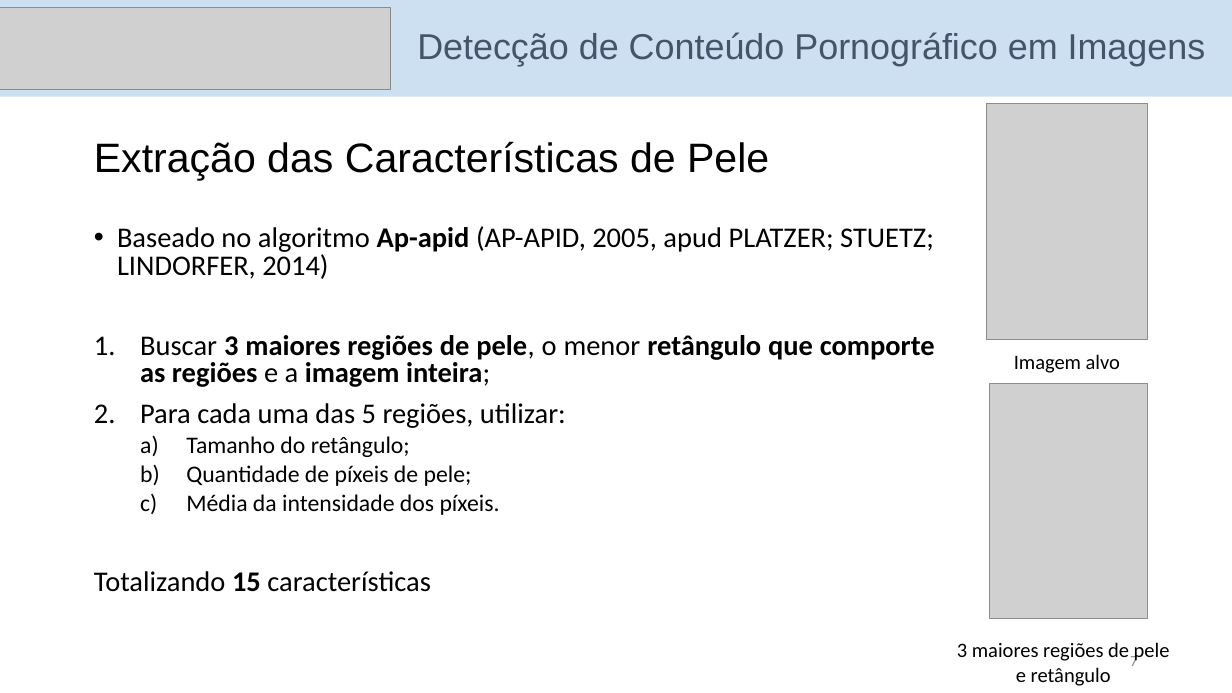
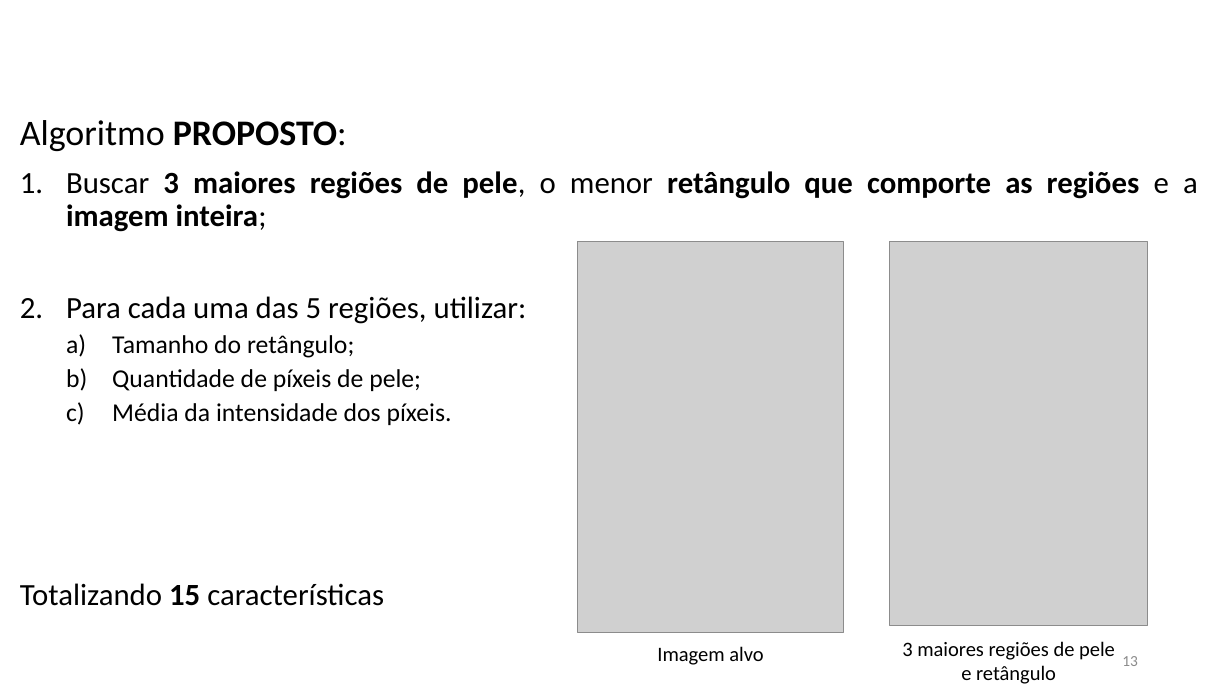
Before and after one commit to danilocoura/Aprendizagem-de-Maquina, a slide deck: slide 13 of Projeto/apresentacao Aprendizagem de Maquina.pptx (slide 7 before the commit). Drawn at 1232x693 pixels with LibreOffice and Linux fonts; fonts in the diff are those of the drawing; grey boxes stand for pictures. Boxes give left, top, right and bottom in pixels: in the first picture for what was removed or moved away, otherwise in the second. Text is boxed around its words. In the diff, an @@ line names an element or a change of style, - is before the commit and + after.

```diff
--- a/Projeto/apresentacao Aprendizagem de Maquina.pptx
+++ b/Projeto/apresentacao Aprendizagem de Maquina.pptx
@@ rectangle removed at (x1=0, y1=0, x2=1232, y2=97) @@
@@ picture removed at (x1=0, y1=7, x2=391, y2=90) @@
@@ title removed at (x1=417, y1=32, x2=1206, y2=66) @@
-Detecção de Conteúdo Pornográfico em Imagens
@@ text "Algoritmo PROPOSTO:" moved from (x1=94, y1=226, x2=935, y2=592) to (x1=20, y1=120, x2=1198, y2=606) @@
@@ text at (x1=20, y1=120, x2=347, y2=151): text changed; size 22.2 to 28 pt @@
-• Baseado no algoritmo Ap-apid (AP-APID, 2005, apud PLATZER; STUETZ; LINDORFER, 2014)
+Algoritmo PROPOSTO:
@@ text removed at (x1=94, y1=141, x2=769, y2=180) @@
-Extração das Características de Pele
@@ text at (x1=20, y1=171, x2=1198, y2=606): size 22.2 to 24 pt in "Buscar 3 maiores regiões de pele, o ...", "Para cada uma das 5 regiões, utilizar:", "Totalizando 15 características"; size 18.5 to 20 pt in "Tamanho do retângulo;", "Quantidade de píxeis de pele;", "Média da intensidade dos píxeis."; line spacing 0.8 to 0.9 @@
@@ picture resized from (x1=987, y1=103, x2=1148, y2=339) to (x1=578, y1=242, x2=843, y2=633) @@
@@ picture resized from (x1=990, y1=384, x2=1148, y2=618) to (x1=890, y1=242, x2=1148, y2=626) @@
@@ text "Imagem alvo" moved from (x1=1014, y1=354, x2=1120, y2=373) to (x1=657, y1=646, x2=763, y2=665) @@
@@ text "3 maiores regiões de pele ..." moved from (x1=957, y1=642, x2=1170, y2=686) to (x1=902, y1=641, x2=1115, y2=684) @@
@@ page number at (x1=1122, y1=656, x2=1138, y2=666): text changed @@
-7
+13
```
Also in this commit, not shown: 7 other slides changed, 22 slides added, 6 slides removed, 4 other files.
